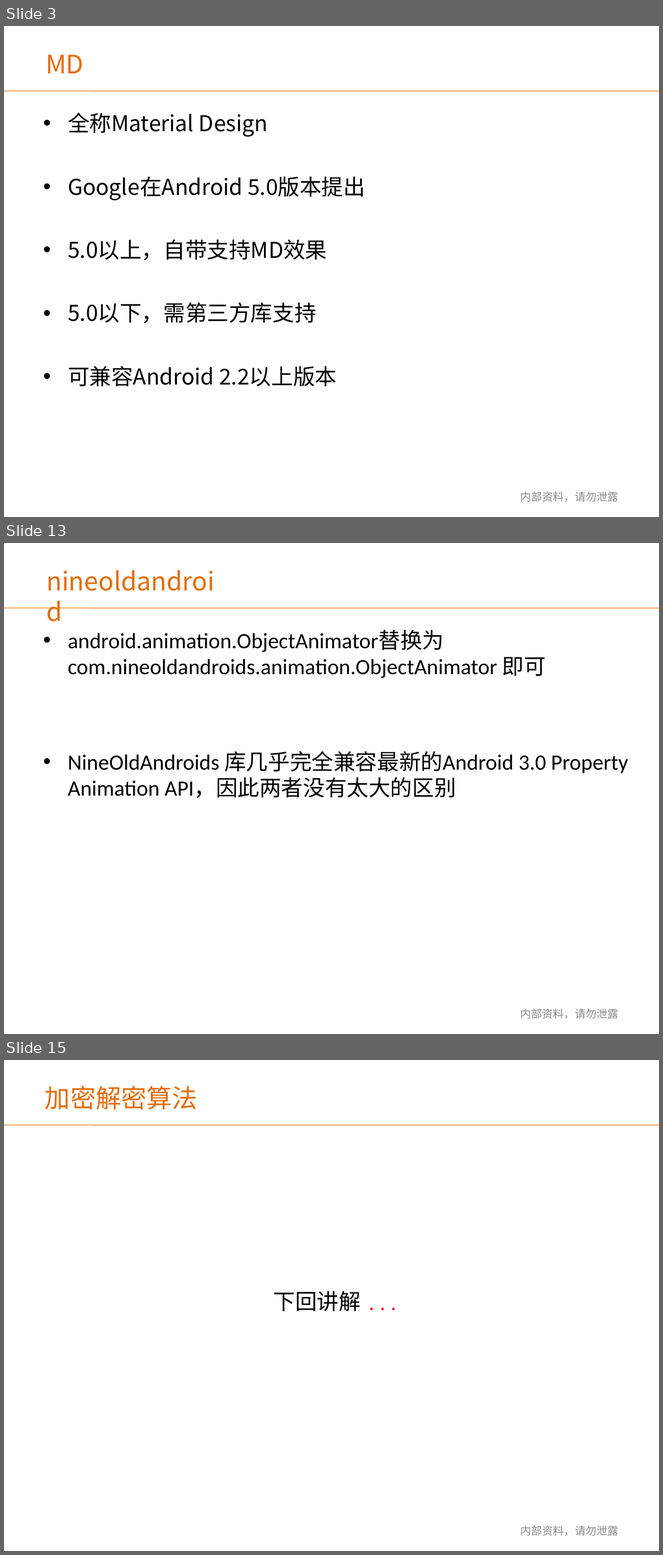
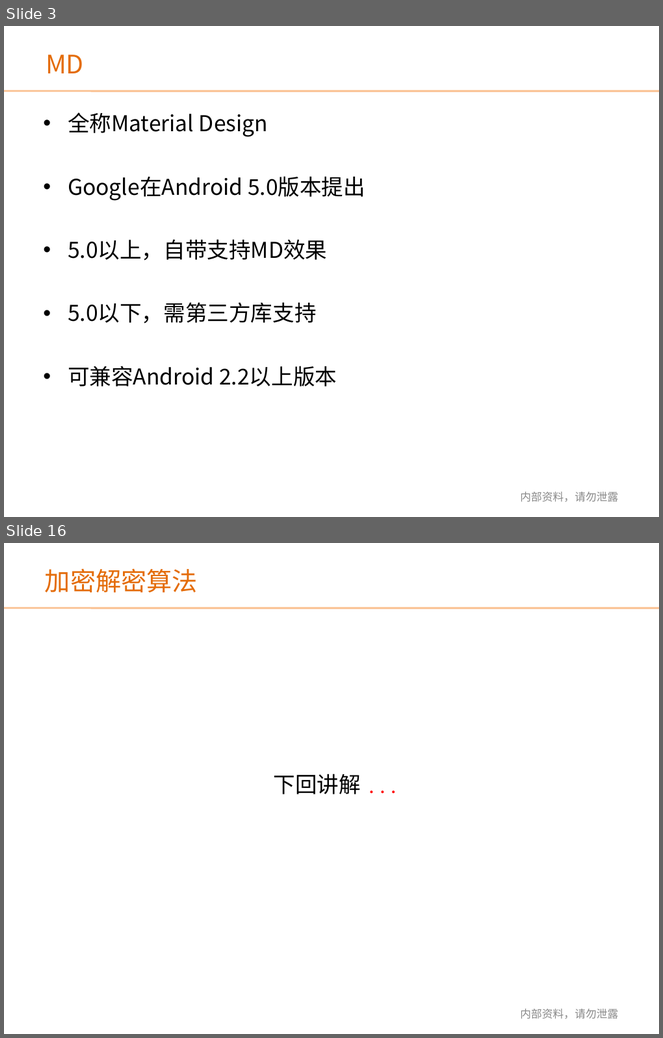
Before and after one commit to renbeyond/shareDemos, a slide deck: Android知识分享交流11_MD初涉_Bauer_3:10/Android知识分享交流_MD初涉_Bauer.ppt. Shown one above the other, each under a label of ours: slides 3, 13 and 15 before the commit, slides 3 and 16 after it; the slides between them are not shown. The pictures are 663x1555 and 663x1038 pixels, drawn with LibreOffice and Linux fonts; fonts in the diff are those of the drawing; background and template pictures are left out. Boxes give left, top, right and bottom in pixels: in the first picture for what was removed or moved away, otherwise in the second. Text is boxed around its words. In the diff, an @@ line names an element or a change of style, - is before the commit and + after.

```diff
--- a/Android知识分享交流11_MD初涉_Bauer_3:10/Android知识分享交流_MD初涉_Bauer.ppt
+++ b/Android知识分享交流11_MD初涉_Bauer_3:10/Android知识分享交流_MD初涉_Bauer.ppt
@@ slide 13 removed at box(4, 543, 659, 1034), background picture (left out); not listed: 1 template element that a slide beside it also shows @@
@@ text removed at box(40, 561, 237, 599) @@
-nineoldandroid
@@ text removed at box(68, 631, 629, 798) @@
-• android.animation.ObjectAnimator替换为 com.nineoldandroids.animation.ObjectAnimator 即可
-• NineOldAndroids 库几乎完全兼容最新的Android 3.0 Property Animation API，因此两者没有太大的区别
@@ text removed at box(520, 1009, 618, 1019) @@
-内部资料，请勿泄露
@@ what was slide 15 is now slide 16 @@
```
Also in this commit, not shown: 3 slides changed, 10 slides added, 8 other slides removed, 33 other files.
